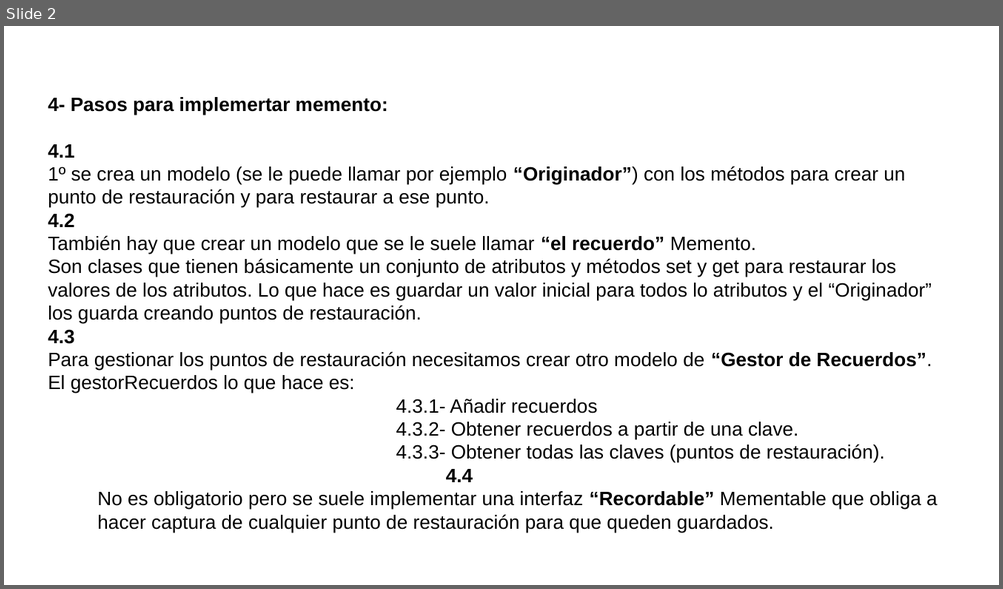
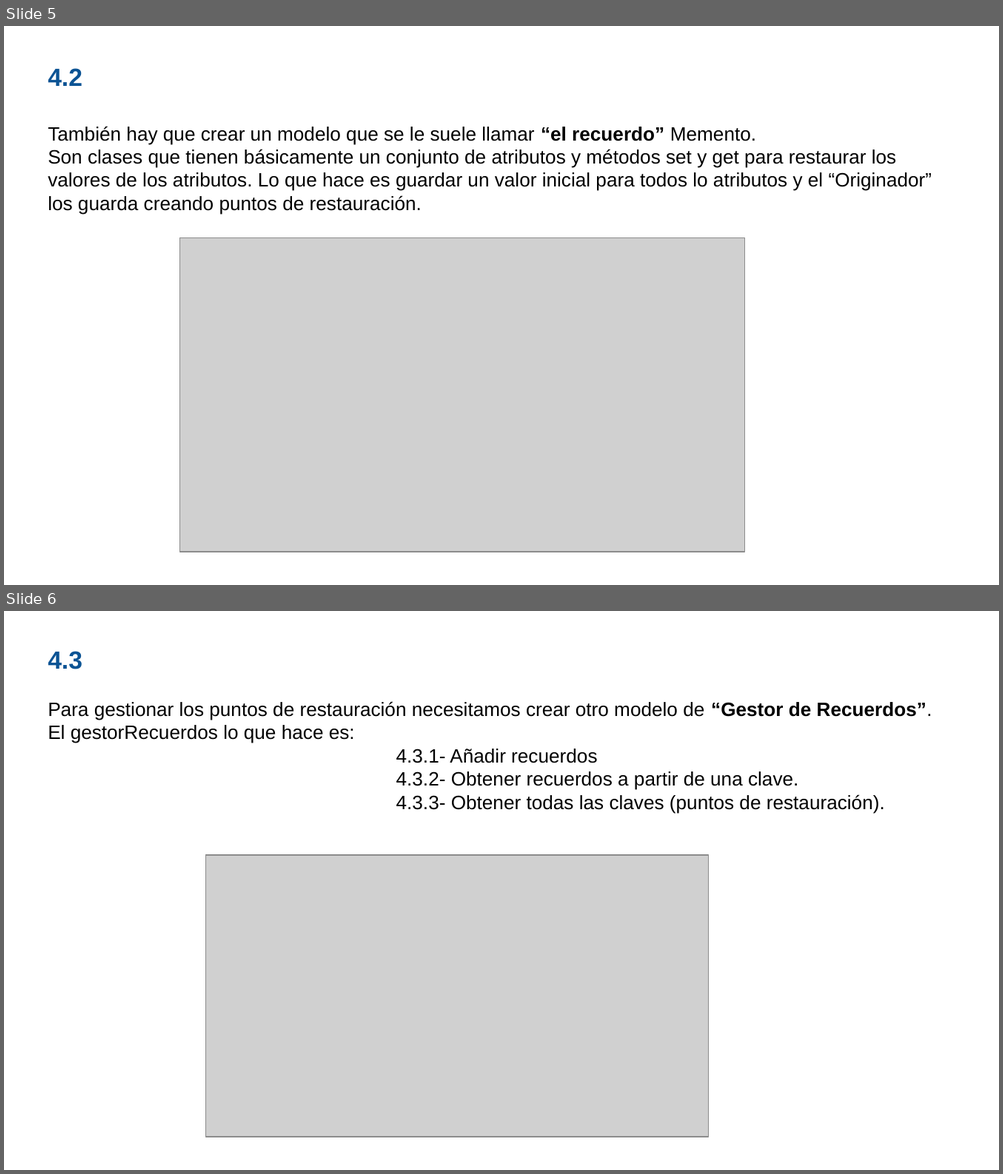
Before and after one commit to nachogarciaprieto/Memento, a slide deck: mementoPresentacionEntornosDesarrolloDAW2019.odp. Shown one above the other, each under a label of ours: slide 2 before the commit, slides 5 and 6 after it. The pictures are 1003x589 and 1003x1174 pixels, drawn with LibreOffice and Linux fonts; fonts in the diff are those of the drawing; grey boxes stand for pictures. Boxes give left, top, right and bottom in pixels: in the first picture for what was removed or moved away, otherwise in the second. Text is boxed around its words. In the diff, an @@ line names an element or a change of style, - is before the commit and + after.

Commit message:
Finalizada Presentación Memento
Terminada la presentación de Memento.

9 diapositivas con imágenes y animaciones.

```diff
--- a/mementoPresentacionEntornosDesarrolloDAW2019.odp
+++ b/mementoPresentacionEntornosDesarrolloDAW2019.odp
@@ slide 6 added at (x1=4, y1=611, x2=999, y2=1170), background #FFFFFF @@
@@ text added at (x1=48, y1=651, x2=932, y2=813), 14 pt, text #000000 @@
+4.3
+Para gestionar los puntos de restauración necesitamos crear otro modelo de “Gestor de Recuerdos”.
+El gestorRecuerdos lo que hace es:
+4.3.1- Añadir recuerdos
+4.3.2- Obtener recuerdos a partir de una clave.
+4.3.3- Obtener todas las claves (puntos de restauración).
@@ picture added at (x1=206, y1=856, x2=708, y2=1138) @@
@@ what was slide 2 is now slide 5 @@
@@ slide 5 changed as well @@
@@ text "4.2" moved from (x1=48, y1=97, x2=937, y2=533) to (x1=48, y1=68, x2=932, y2=215) @@
@@ text at (x1=48, y1=68, x2=82, y2=86): size 14 to 18 pt, text colour #000000 to #0B5394 in "4.2" @@
@@ text at (x1=48, y1=97, x2=905, y2=208): paragraphs removed @@
-4- Pasos para implemertar memento:
-4.1
-1º se crea un modelo (se le puede llamar por ejemplo “Originador”) con los métodos para crear un punto de restauración y para restaurar a ese punto.
@@ picture added at (x1=180, y1=238, x2=745, y2=552) @@
@@ text at (x1=48, y1=329, x2=937, y2=533): paragraphs removed @@
-4.3
-Para gestionar los puntos de restauración necesitamos crear otro modelo de “Gestor de Recuerdos”.
-El gestorRecuerdos lo que hace es:
-4.3.1- Añadir recuerdos
-4.3.2- Obtener recuerdos a partir de una clave.
-4.3.3- Obtener todas las claves (puntos de restauración).
-4.4
-No es obligatorio pero se suele implementar una interfaz “Recordable” Mementable que obliga a hacer captura de cualquier punto de restauración para que queden guardados.
```
Also in this commit, not shown: 2 other slides changed, 5 other slides added, 1 other file.
